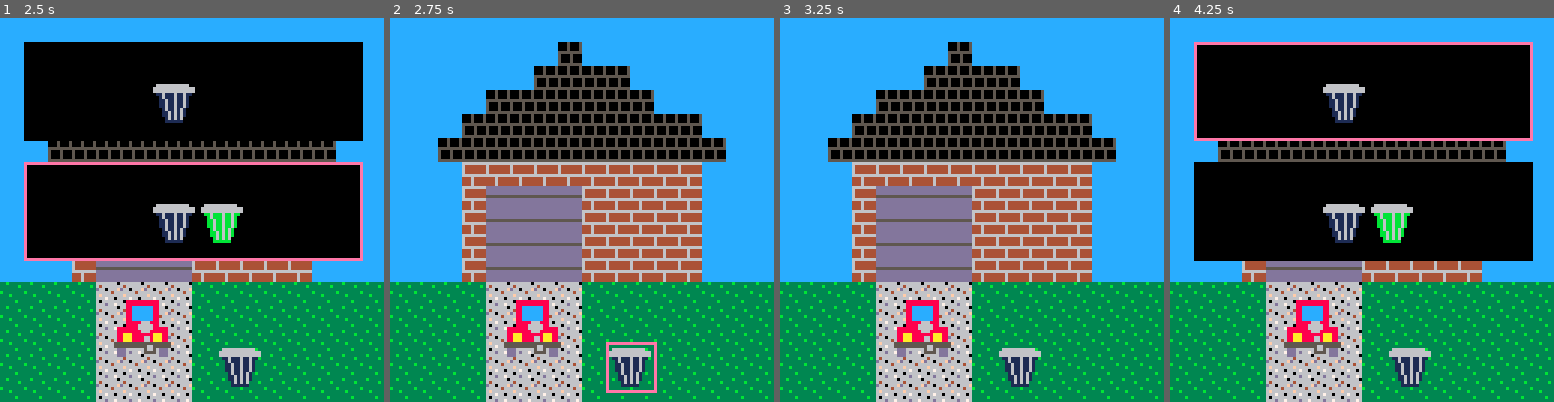
Above: before the commit, frames 1-4 (left to right).
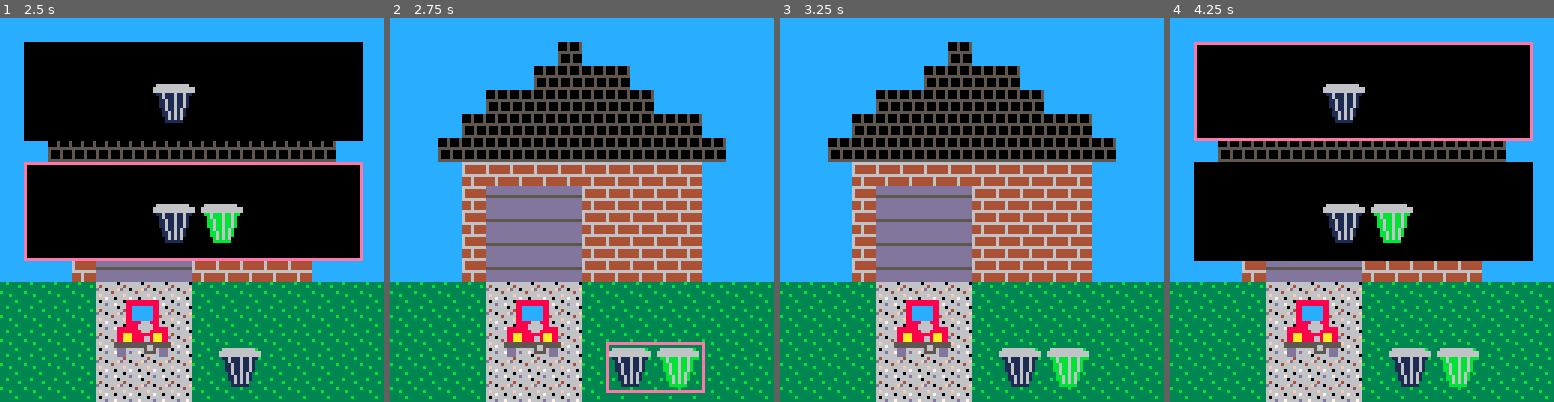
Above: after the commit, the same moments.

Repository: EmilyRagan/senior-project
Game: PICO-8 cartridge carts/home.p8
The game is run twice, just before and just after one commit, with the same random seed, the same clock (stepped at 60 frames per second) and the same inputs.
Inputs:
- Up to frame 1 (2.5 s): tap X (X key) at 0.33, 1.07, 1.85 s; tap O (Z key) at 0.7, 1.7, 2.1 s; hold Right 1.6-2.1 s; hold Up 2.15-2.42 s; hold Right from 2.47 s (still down)
- Up to frame 2 (2.75 s): keep holding Right; tap O (Z key) at 2.5 s
- Up to frame 3 (3.25 s): tap O (Z key) at 2.9 s; tap X (X key) at 2.97 s; release Right at 3.03 s; hold Left from 3.08 s (still down)
- Up to frame 4 (4.25 s): tap O (Z key) at 3.3, 3.7, 4.1 s; release Left at 3.58 s; hold Down 3.63-3.97 s; hold Right from 4.02 s (still down); tap X (X key) at 4.08 s

Frame 1 is identical in both runs. In frame 2, 1.1% of the frame differs, in the area x 68-83%, y 84-98%; in frame 3, 0.8%; in frame 4, 0.8%.

Commit message:
update current item when selecting from alternatives

Diff:
--- a/carts/home.p8
+++ b/carts/home.p8
@@ -150,6 +150,7 @@
     then
       -- set current selection to be displayed in scene and close alternative selection
       show_alternatives = false
+      current_item.current = alternative_selected + 1
     end
   end
 end
